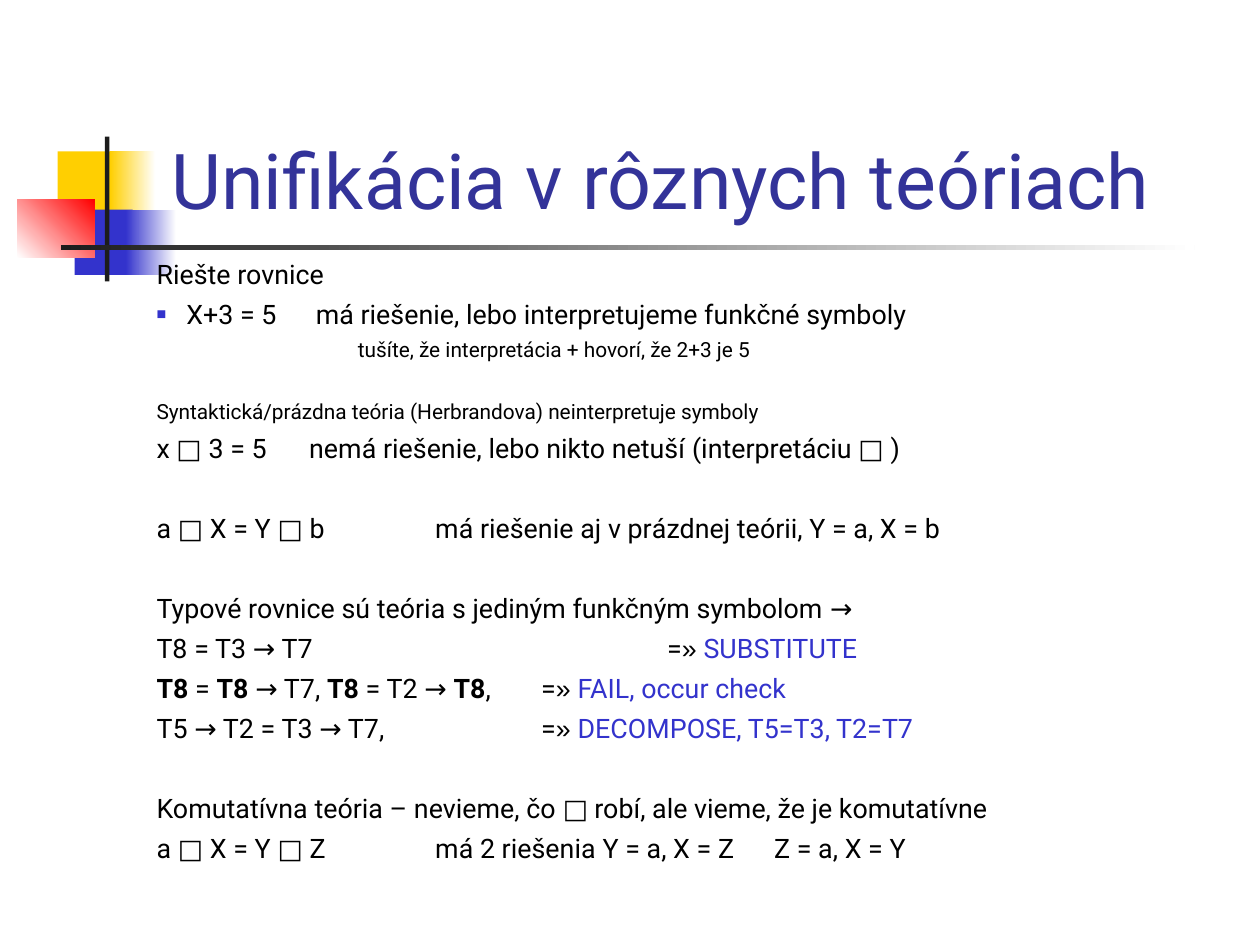
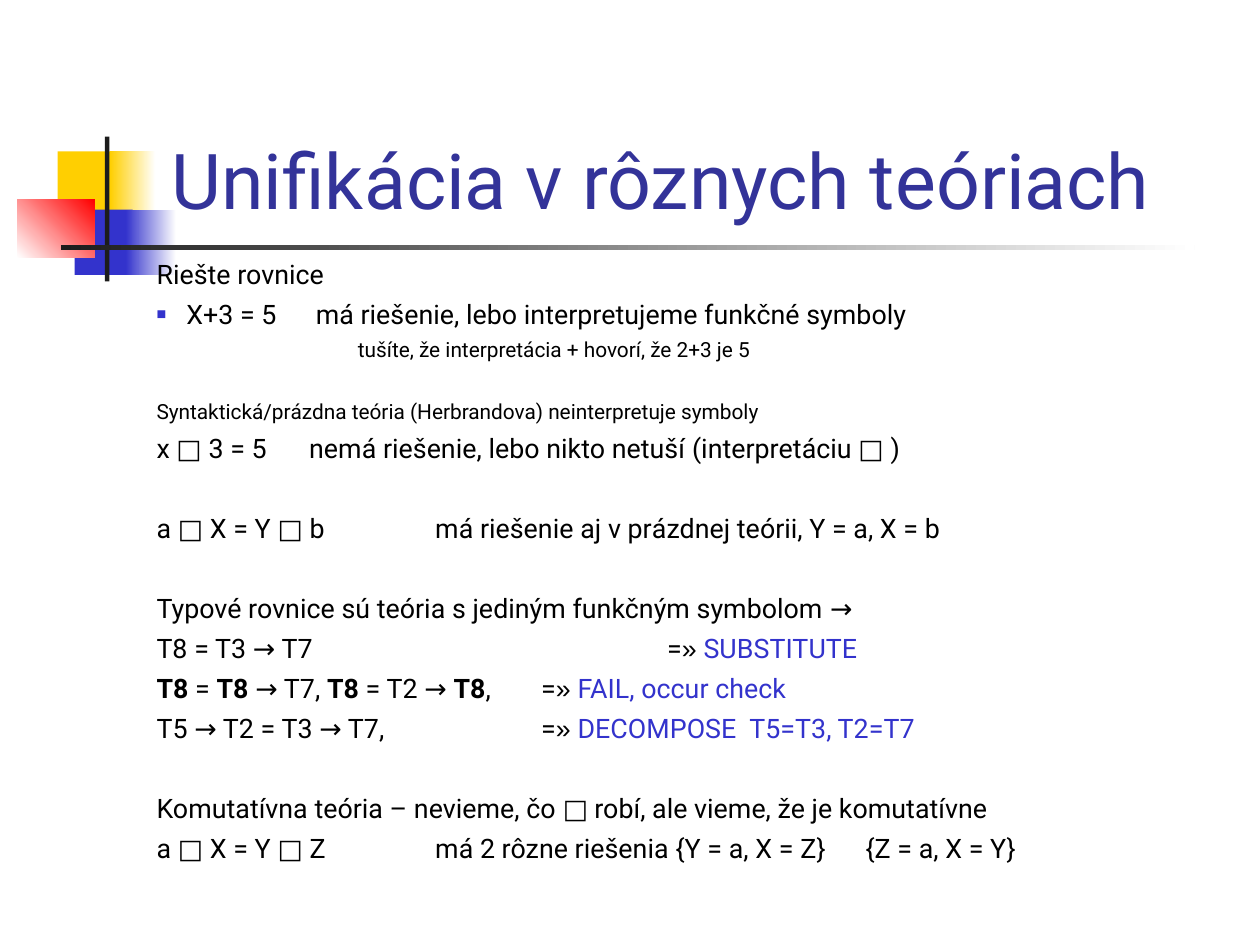
Before and after one commit to Funkcionalne/Prednasky, a slide deck: slide 25 of 08/08_fpro.ppt. Drawn at 1260x945 pixels with LibreOffice and Linux fonts; fonts in the diff are those of the drawing. Boxes give left, top, right and bottom in pixels: in the first picture for what was removed or moved away, otherwise in the second. Text is boxed around its words. In the diff, an @@ line names an element or a change of style, - is before the commit and + after.

```diff
--- a/08/08_fpro.ppt
+++ b/08/08_fpro.ppt
@@ text at <box>157,718,915,742</box>: text changed @@
-T5 → T2 = T3 → T7, =» DECOMPOSE, T5=T3, T2=T7
+T5 → T2 = T3 → T7, =» DECOMPOSE T5=T3, T2=T7
@@ text at <box>157,837,1015,863</box>: text changed @@
-a □ X = Y □ Z má 2 riešenia Y = a, X = Z Z = a, X = Y
+a □ X = Y □ Z má 2 rôzne riešenia {Y = a, X = Z} {Z = a, X = Y}
```
Also in this commit, not shown: 22 other slides changed, 1 other file.
